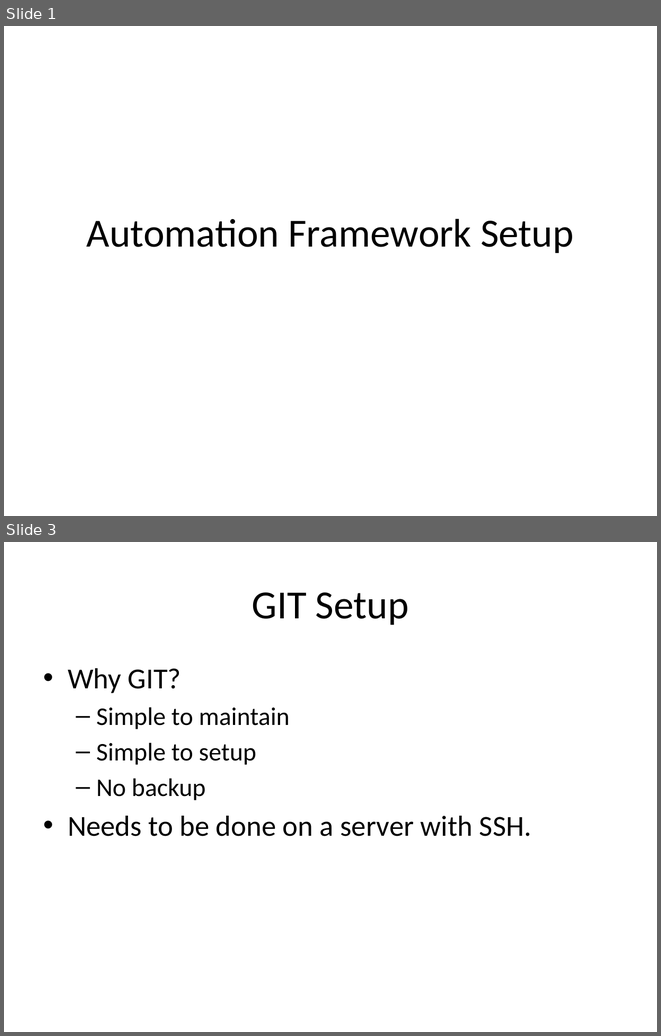
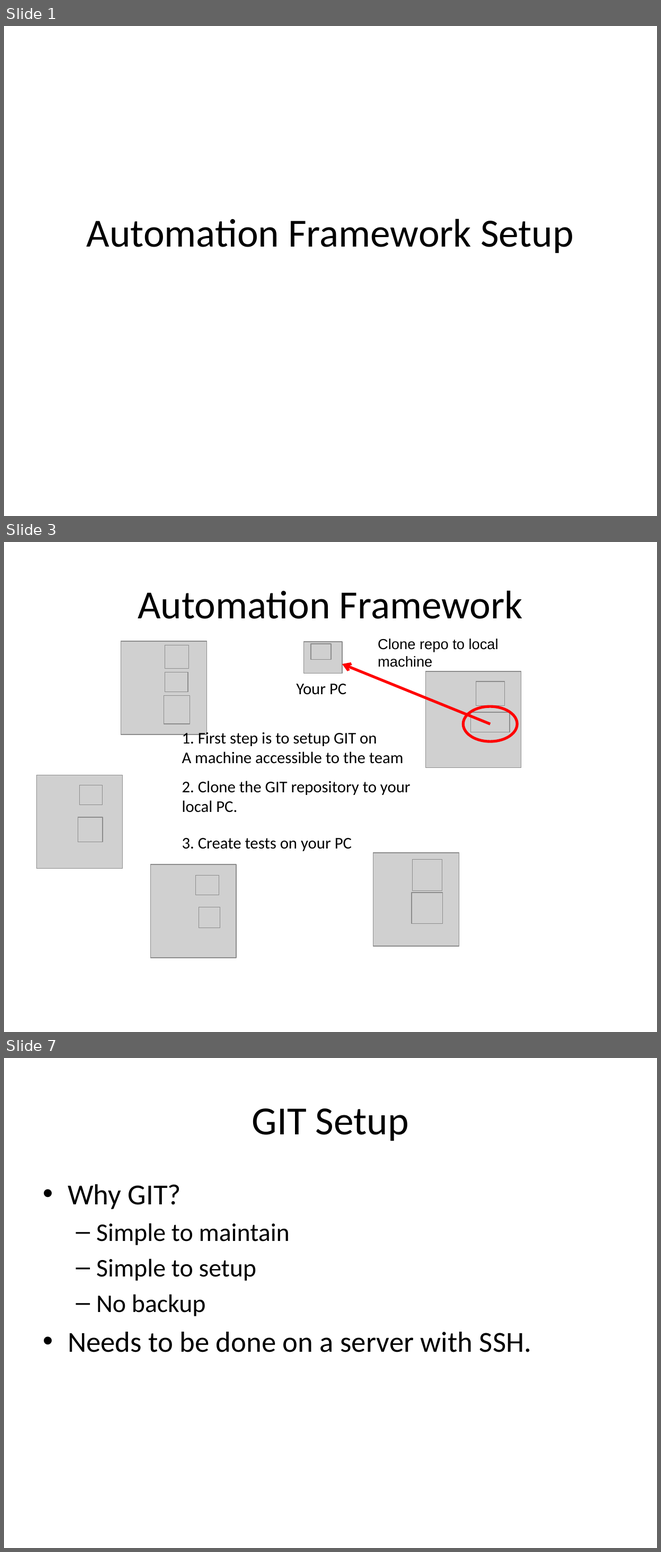
Before and after one commit to phillipsic/SeleniumDriverFramework, a slide deck: AutomationSetup.pptx. Shown one above the other, each under a label of ours: slides 1 and 3 before the commit, slides 1, 3 and 7 after it; the slides between them are not shown. The pictures are 661x1036 and 661x1552 pixels, drawn with LibreOffice and Linux fonts; fonts in the diff are those of the drawing; grey boxes stand for pictures; background and template pictures are left out. Boxes give left, top, right and bottom in pixels: in the first picture for what was removed or moved away, otherwise in the second. Text is boxed around its words. In the diff, an @@ line names an element or a change of style, - is before the commit and + after.

```diff
--- a/AutomationSetup.pptx
+++ b/AutomationSetup.pptx
@@ slide 3 added at bbox=[4, 542, 657, 1032], background #FFFFFF @@
@@ title added at bbox=[138, 590, 523, 619], 44 pt, text #000000 @@
+Automation Framework
@@ picture added at bbox=[303, 642, 342, 673] @@
@@ picture added at bbox=[311, 644, 331, 660] @@
@@ text added at bbox=[378, 638, 498, 667], 16 pt, text #000000 @@
+Clone repo to local machine
@@ arrow added from (491, 724) to (342, 664), #FF0000 3 pt @@
@@ text added at bbox=[296, 684, 346, 695], 18 pt, text #000000 @@
+Your PC
@@ picture added at bbox=[426, 671, 521, 768] @@
@@ picture added at bbox=[476, 682, 505, 706] @@
@@ group added at bbox=[121, 641, 206, 734]: 4 pictures @@
@@ ellipse added at bbox=[463, 706, 517, 742], outline #FF0000 3 pt @@
@@ picture added at bbox=[471, 713, 510, 732] @@
@@ text added at bbox=[182, 730, 404, 764], 18 pt, text #000000 @@
+1. First step is to setup GIT on
+A machine accessible to the team
@@ picture added at bbox=[37, 775, 122, 868] @@
@@ picture added at bbox=[80, 785, 103, 804] @@
@@ text added at bbox=[182, 780, 411, 812], 18 pt, text #000000 @@
+2. Clone the GIT repository to your local PC.
@@ picture added at bbox=[78, 817, 103, 841] @@
@@ text added at bbox=[182, 838, 352, 851], 18 pt, text #000000 @@
+3. Create tests on your PC
@@ picture added at bbox=[373, 853, 459, 946] @@
@@ picture added at bbox=[413, 859, 442, 891] @@
@@ picture added at bbox=[150, 865, 236, 958] @@
@@ picture added at bbox=[196, 875, 219, 894] @@
@@ picture added at bbox=[199, 907, 220, 927] @@
@@ picture added at bbox=[412, 893, 443, 924] @@
@@ what was slide 3 is now slide 7 @@
```
Also in this commit, not shown: 2 slides changed, 4 other slides added, 1 slide removed.
